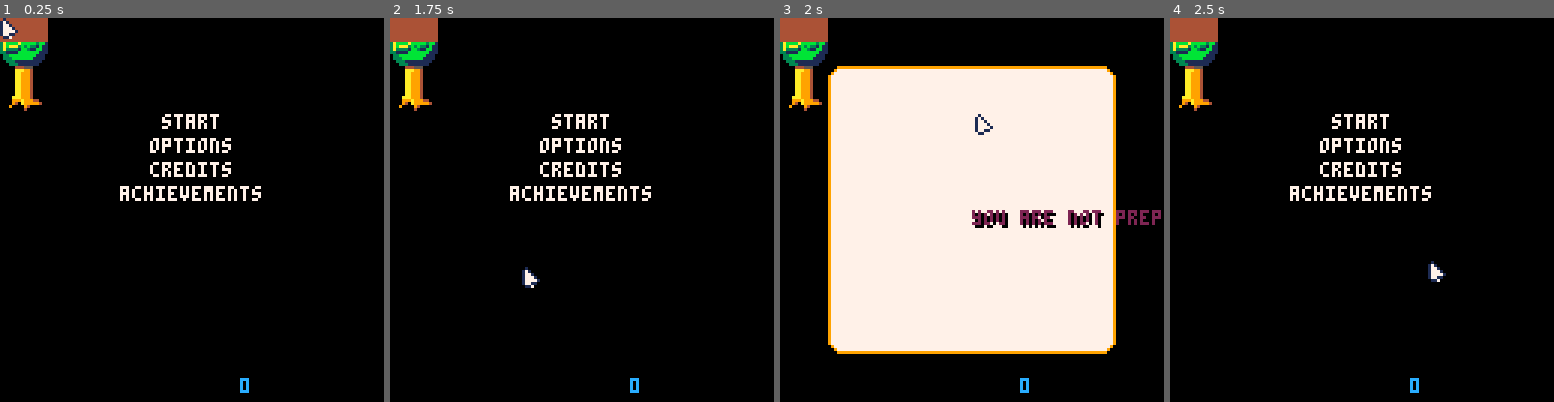
Above: before the commit, frames 1-4 (left to right).
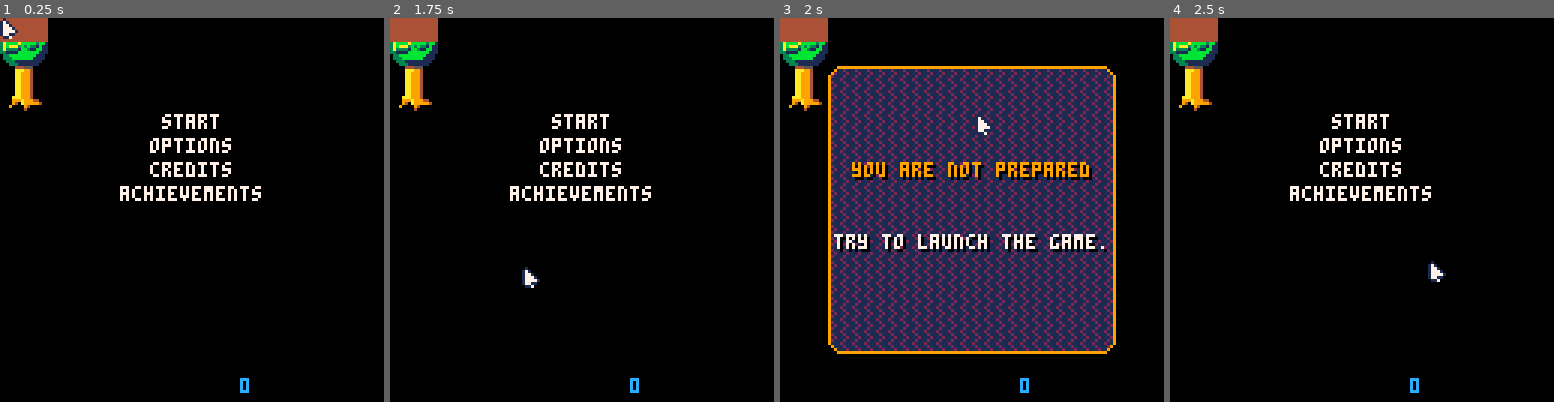
Above: after the commit, the same moments.

Repository: Mastoast/LDJam58
Game: PICO-8 cartridge ldjam58.p8
Same seed, same stepped clock (60 frames per second), same inputs: the game is played once before the commit and once after it.
Inputs (mouse positions are in pixels of both pictures, inside the frame that each line leads up to):
- Up to frame 1 (0.25 s): no input
- Up to frame 2 (1.75 s): click (459, 121) at 0.67 s; tap X (X key) at 1.07 s; click (520, 267) at 1.22 s
- Up to frame 3 (2 s): click (975, 114) at 1.77 s
- Up to frame 4 (2.5 s): tap X (X key) at 2.07, 2.4 s; click (1427, 259) at 2.32 s

Frames 1-2 are identical in both runs. In frame 3, 53% of the frame differs, in the area x 13-100%, y 13-87%; in frame 4, nothing differs.

Commit message:
Better popup

Diff:
--- a/main.lua
+++ b/main.lua
@@ -33,8 +33,9 @@
     -- for index = 1, #all_achievements do
     --     dset(index, 1)
     -- end
+    -- load save
     for index = 1, #all_achievements do
-        all_achievements[index].unlocked = (dget(index) == 1 and true) or false
+        --all_achievements[index].unlocked = (dget(index) == 1 and true) or false
     end
     menuitem(1, "restart progress", function() restart_progress() end)
 end
@@ -49,9 +50,14 @@
 function init_popup(achievement)
     popup_objects = {}
     gstate = 2
-    local title = create(text, 64, 64, 8, 8, popup_objects)
+    local title = create(text, 64, 48, 8, 8, popup_objects)
     title.text = achievement.name
-    title.color = 2
+    title.is_centered = true
+    title.color = 9
+    local desc = create(text, 64, 72, 8, 8, popup_objects)
+    desc.text = achievement.description
+    desc.is_centered = true
+    desc.color = 7
 end
 
 function close_popup()
@@ -157,7 +163,10 @@
 
 function draw_popup()
     mx, my = 16, 16
-    rrectfill(cam.x + mx, cam.y + my, 128 - mx*2, 128 - my*2, 4, 7)
+    -- fillp(0b0100111001000010)
+    fillp(0b1000010000100100)
+    rrectfill(cam.x + mx, cam.y + my, 128 - mx*2, 128 - my*2, 4, 0x21)
+    fillp()
     rrect(cam.x + mx, cam.y + my, 128 - mx*2, 128 - my*2, 4, 9)
 
     for o in all(popup_objects) do
